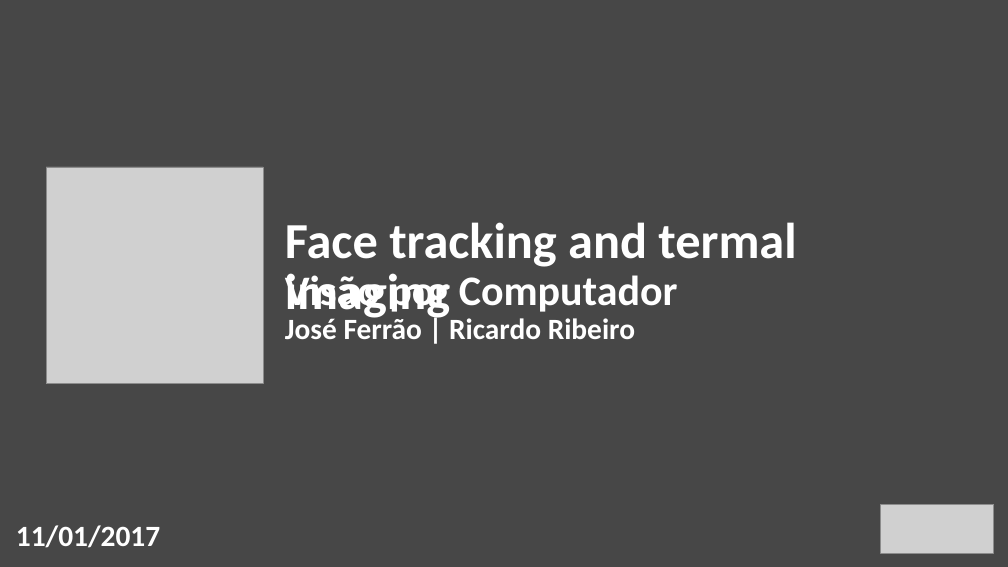
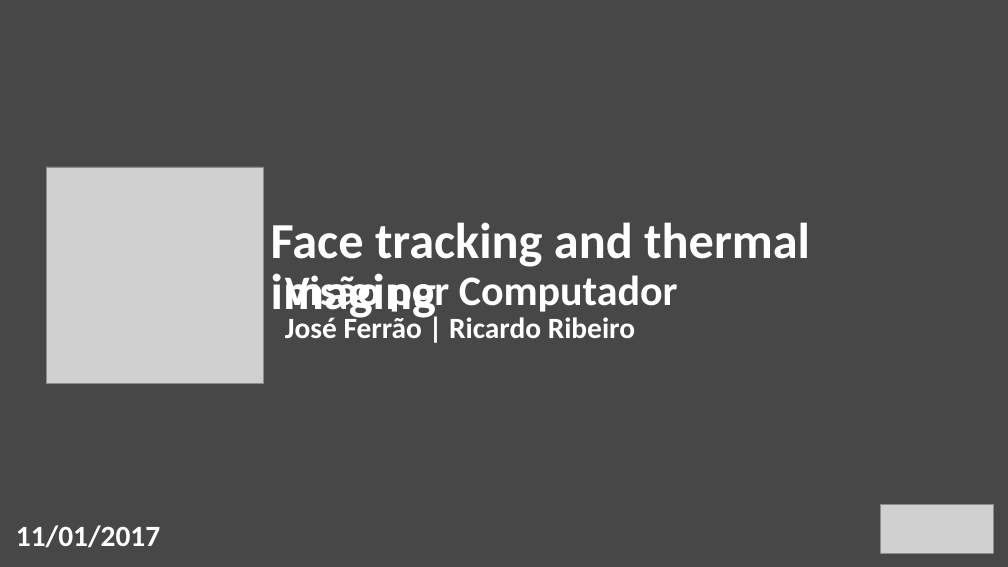
Before and after one commit to RRibeiro8/vc_projecto, a slide deck: slide 1 of docs/Presentation.pptx. Drawn at 1008x567 pixels with LibreOffice and Linux fonts; fonts in the diff are those of the drawing; grey boxes stand for pictures. Boxes give left, top, right and bottom in pixels: in the first picture for what was removed or moved away, otherwise in the second. Text is boxed around its words. In the diff, an @@ line names an element or a change of style, - is before the commit and + after.

```diff
--- a/docs/Presentation.pptx
+++ b/docs/Presentation.pptx
@@ text at (271, 222, 810, 321): text changed @@
-Face tracking and termal imaging
+Face tracking and thermal imaging
```
Also in this commit, not shown: 5 other slides changed.
